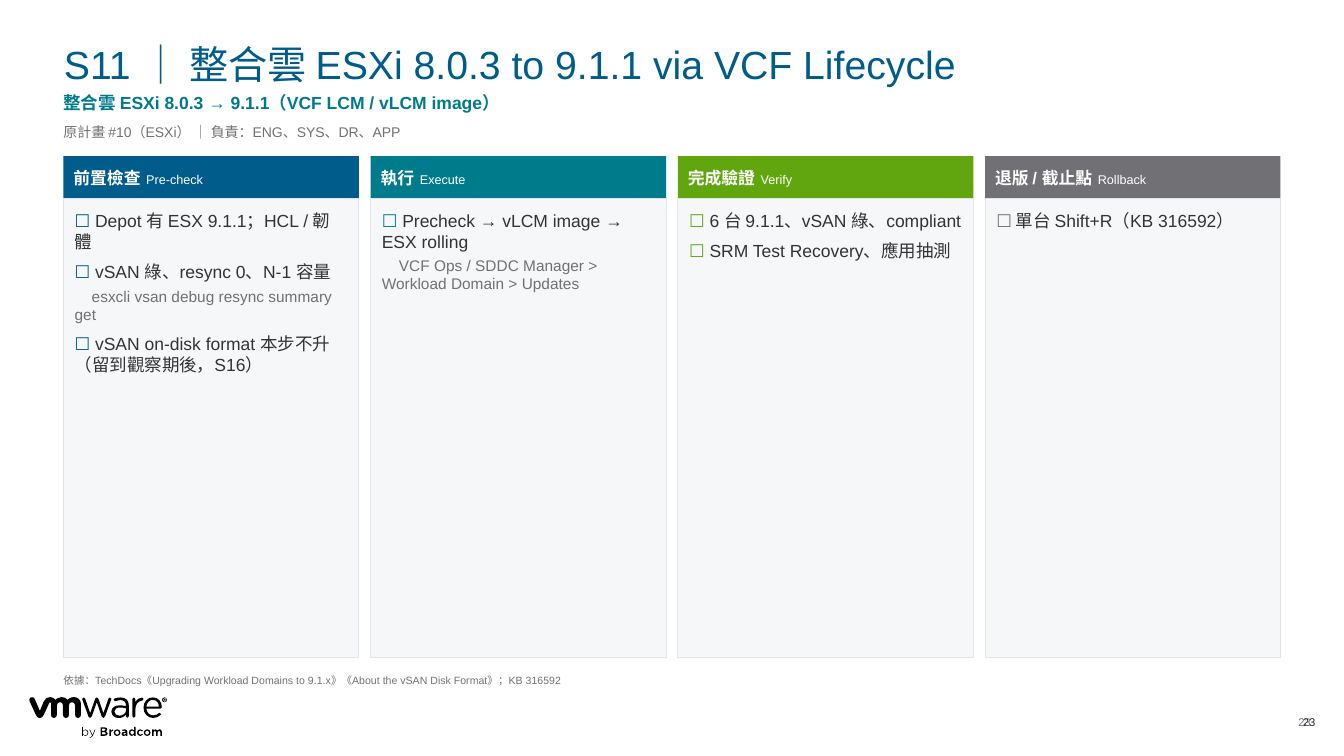
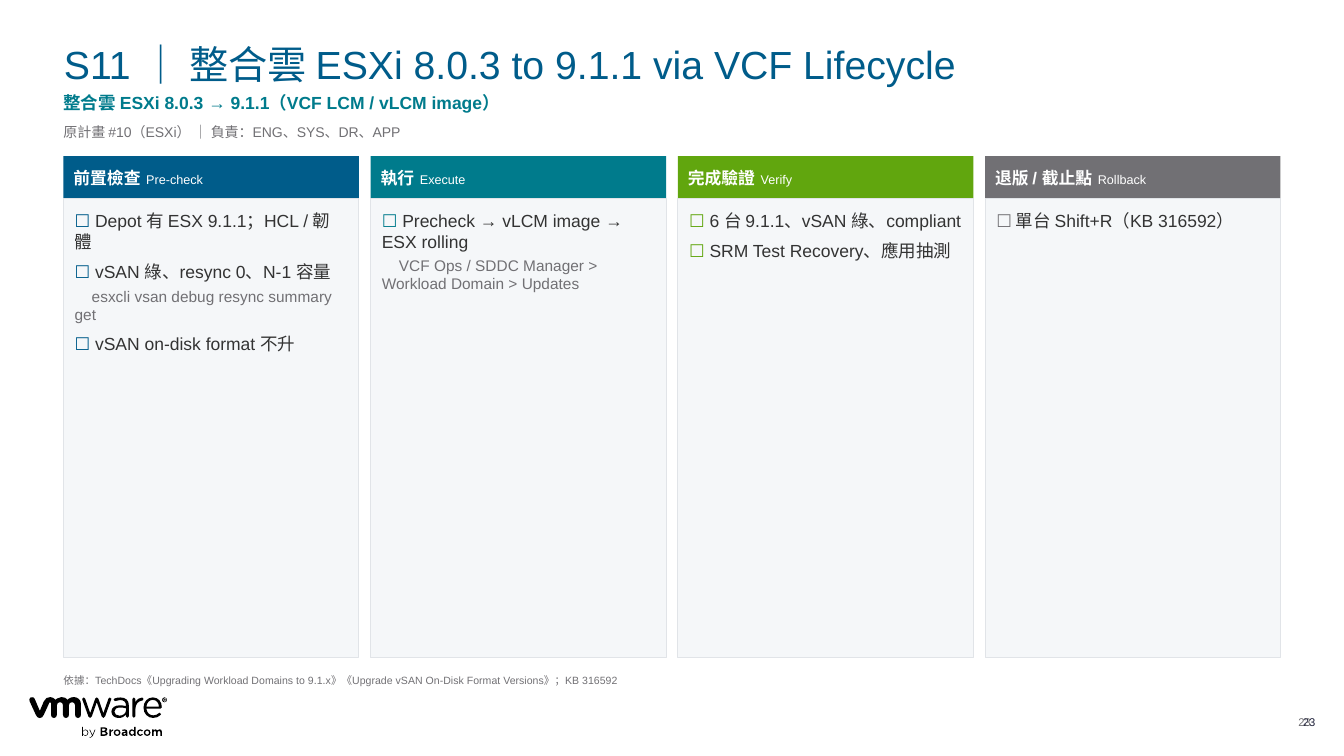
Before and after one commit to kostenyang/cc-vcf911-plan, a slide deck: slide 23 of out/CTBC_VCF911_Converge_Import_Plan.pptx. Drawn at 1344x756 pixels with LibreOffice and Linux fonts; fonts in the diff are those of the drawing. Boxes give left, top, right and bottom in pixels: in the first picture for what was removed or moved away, otherwise in the second. Text is boxed around its words. In the diff, an @@ line names an element or a change of style, - is before the commit and + after.

```diff
--- a/out/CTBC_VCF911_Converge_Import_Plan.pptx
+++ b/out/CTBC_VCF911_Converge_Import_Plan.pptx
@@ text at (x1=95, y1=335, x2=295, y2=352): text changed @@
-☐ vSAN on-disk format 本步不升（留到觀察期後，S16）
+☐ vSAN on-disk format 不升
@@ text at (x1=63, y1=675, x2=617, y2=686): text changed @@
-依據：TechDocs《Upgrading Workload Domains to 9.1.x》《About the vSAN Disk Format》；KB 316592
+依據：TechDocs《Upgrading Workload Domains to 9.1.x》《Upgrade vSAN On-Disk Format Versions》；KB 316592
```
Also in this commit, not shown: 6 other slides changed, 4 other files.
